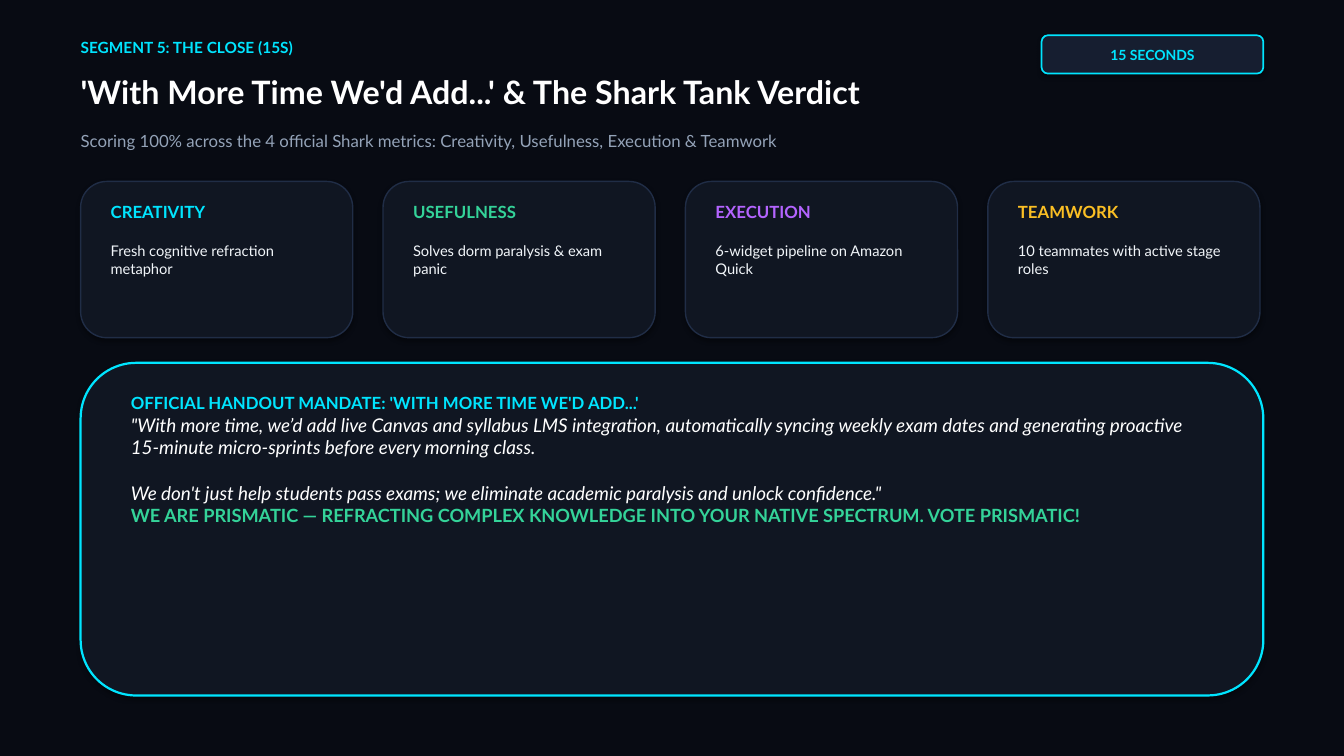
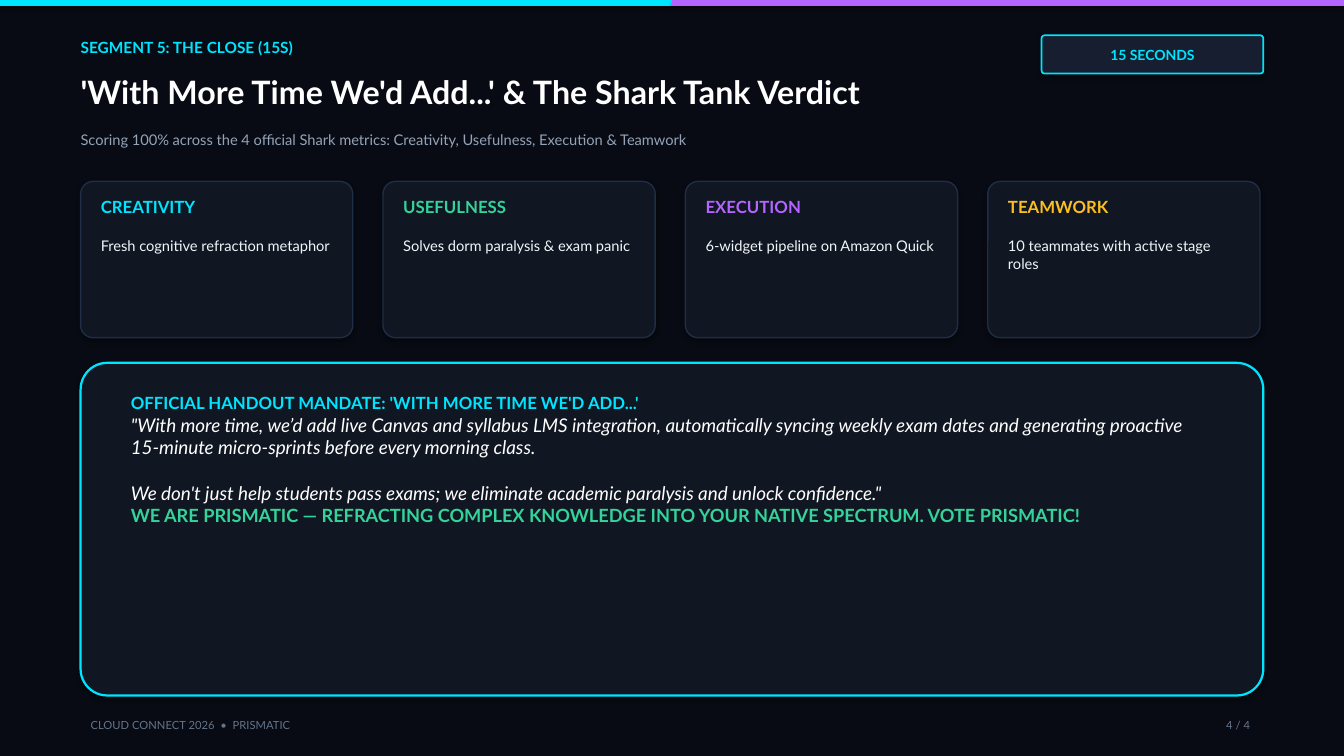
Before and after one commit to SakshamKapoor2911/SHARK-TANK-AWS-MLU, a slide deck: slide 4 of Prismatic_Shark_Tank_Pitch_Deck.pptx. Drawn at 1344x756 pixels with LibreOffice and Linux fonts; fonts in the diff are those of the drawing. Boxes give left, top, right and bottom in pixels: in the first picture for what was removed or moved away, otherwise in the second. Text is boxed around its words. In the diff, an @@ line names an element or a change of style, - is before the commit and + after.

```diff
--- a/Prismatic_Shark_Tank_Pitch_Deck.pptx
+++ b/Prismatic_Shark_Tank_Pitch_Deck.pptx
@@ rectangle added at (x1=0, y1=0, x2=673, y2=6), fill #00E5FF @@
@@ rectangle added at (x1=673, y1=0, x2=1344, y2=6), fill #B464FF @@
@@ text "Scoring 100% across the 4 ..." at (x1=81, y1=134, x2=686, y2=148): size 12 to 10.5 pt @@
@@ 8 texts moved together from (x1=111, y1=205, x2=1221, y2=277) to (x1=101, y1=200, x2=1211, y2=269) @@
@@ proportions changed in 6 elements at (x1=1042, y1=35, x2=1263, y2=74), (x1=81, y1=181, x2=353, y2=338), (x1=383, y1=181, x2=655, y2=338), (x1=686, y1=181, x2=958, y2=338), (x1=988, y1=181, x2=1260, y2=338), (x1=81, y1=363, x2=1263, y2=696) @@
@@ text added at (x1=91, y1=721, x2=291, y2=729), 8 pt, text #64748B @@
+CLOUD CONNECT 2026 • PRISMATIC
@@ text added at (x1=1226, y1=721, x2=1250, y2=729), 8 pt, text #64748B @@
+4 / 4
```
Also in this commit, not shown: 3 other slides changed, 16 other files.
